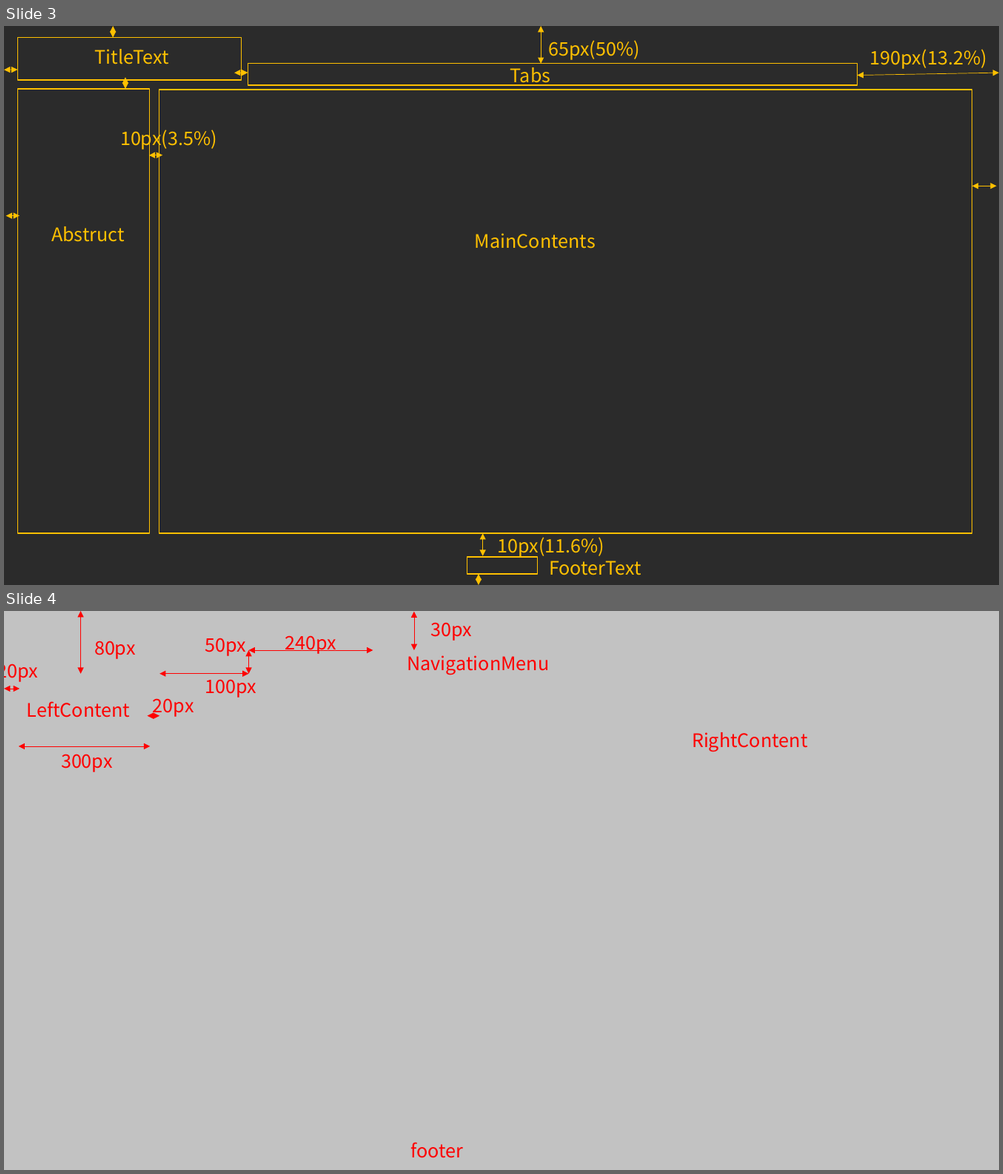
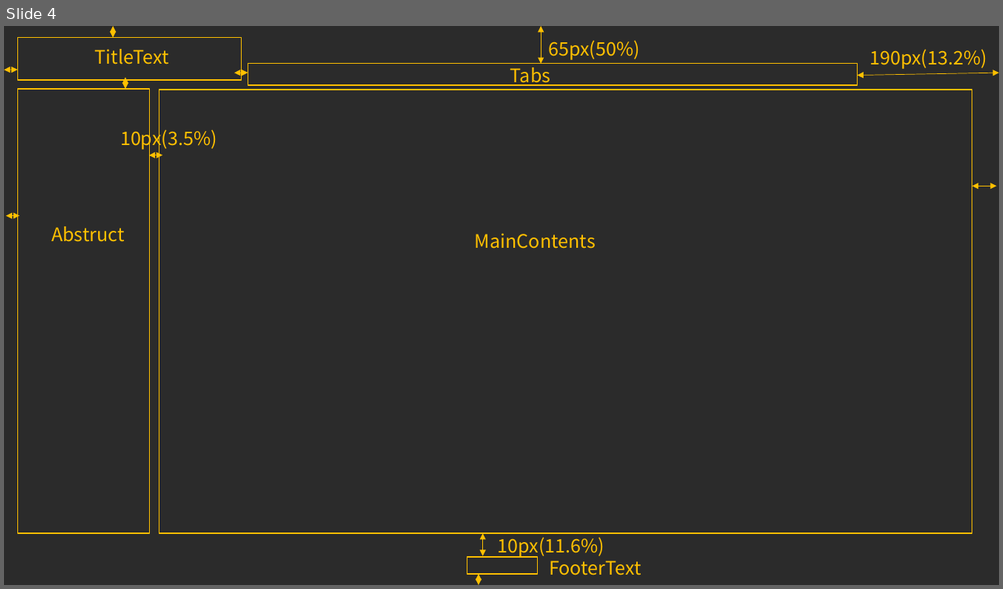
Before and after one commit to Soranoana/VtuberMeikan, a slide deck: ページデザイン.pptx. Shown one above the other, each under a label of ours: slides 3 and 4 before the commit, slide 4 after it. The pictures are 1003x1174 and 1003x589 pixels, drawn with LibreOffice and Linux fonts; fonts in the diff are those of the drawing; background and template pictures are left out; a plain dark background stands for a picture behind light text. Boxes give left, top, right and bottom in pixels: in the first picture for what was removed or moved away, otherwise in the second. Text is boxed around its words. In the diff, an @@ line names an element or a change of style, - is before the commit and + after.

```diff
--- a/ページデザイン.pptx
+++ b/ページデザイン.pptx
@@ slide 4 removed at bbox=[4, 611, 999, 1170], background picture (left out) @@
@@ rectangle removed at bbox=[4, 611, 999, 1170] @@
@@ double arrow removed from (81, 611) to (81, 674) @@
@@ double arrow removed from (415, 612) to (415, 650) @@
@@ text removed at bbox=[431, 622, 472, 641] @@
-30px
@@ text removed at bbox=[94, 641, 136, 659] @@
-80px
@@ text removed at bbox=[205, 638, 246, 656] @@
-50px
@@ double arrow removed from (249, 650) to (249, 674) @@
@@ double arrow removed from (249, 650) to (373, 650) @@
@@ text removed at bbox=[284, 635, 336, 654] @@
-240px
@@ text removed at bbox=[4, 664, 39, 682] @@
-20px
@@ double arrow removed from (159, 674) to (249, 674) @@
@@ text removed at bbox=[205, 674, 256, 698] @@
-100px
@@ text removed at bbox=[407, 655, 549, 675] @@
-NavigationMenu
@@ double arrow removed from (4, 689) to (20, 689) @@
@@ text removed at bbox=[153, 698, 194, 717] @@
-20px
@@ text removed at bbox=[27, 701, 131, 718] @@
-LeftContent
@@ double arrow removed from (148, 716) to (159, 716) @@
@@ text removed at bbox=[691, 732, 808, 752] @@
-RightContent
@@ double arrow removed from (18, 747) to (151, 747) @@
@@ text removed at bbox=[61, 754, 113, 772] @@
-300px
@@ text removed at bbox=[411, 1142, 464, 1159] @@
-footer
@@ what was slide 3 is now slide 4 @@
```
Also in this commit, not shown: 1 slide added, 2 other files.
